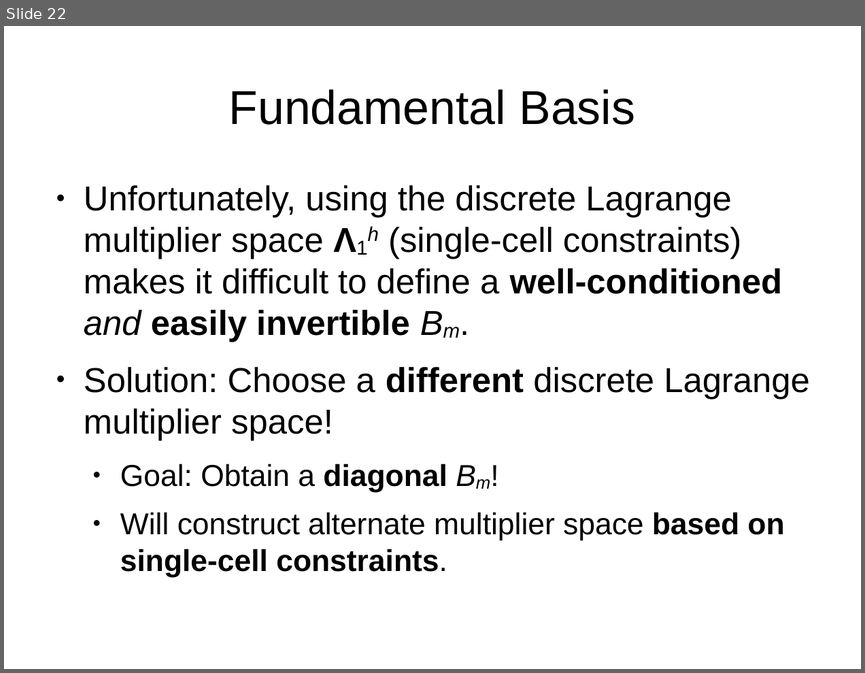
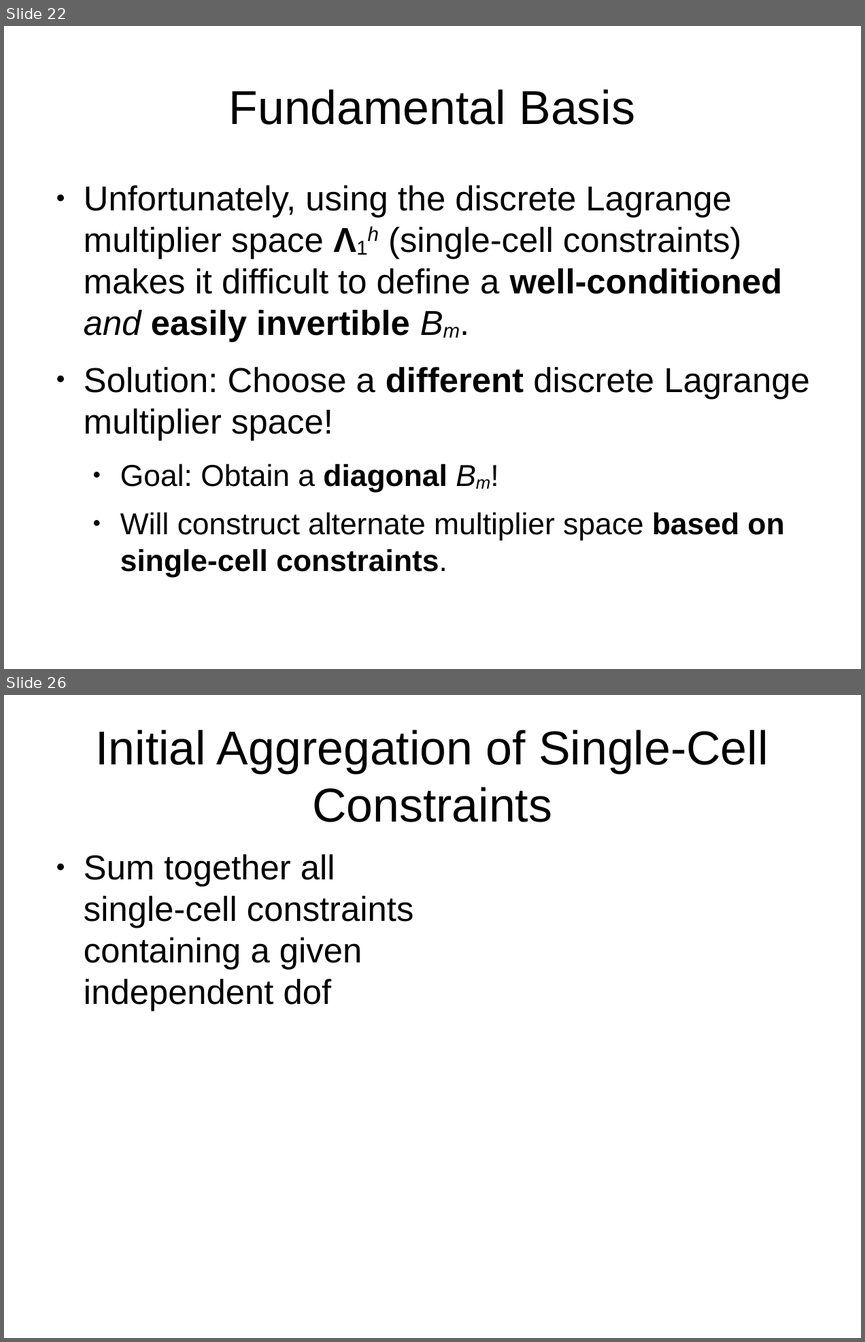
Before and after one commit to jhellrung/documents, a slide deck: presentations/sandia.2011.11.08/slides.odp. Shown one above the other, each under a label of ours: slide 22 before the commit, slides 22 and 26 after it; the slides between them are not shown. The pictures are 865x673 and 865x1342 pixels, drawn with LibreOffice and Linux fonts; fonts in the diff are those of the drawing. Boxes give left, top, right and bottom in pixels: in the first picture for what was removed or moved away, otherwise in the second. Text is boxed around its words. In the diff, an @@ line names an element or a change of style, - is before the commit and + after.

Commit message:
up to slide 26

```diff
--- a/presentations/sandia.2011.11.08/slides.odp
+++ b/presentations/sandia.2011.11.08/slides.odp
@@ slide 26 added at <box>4,695,861,1338</box>, background #FFFFFF @@
@@ title added at <box>95,730,768,822</box>, 44 pt, text #000000 @@
+Initial Aggregation of Single-Cell Constraints
@@ text added at <box>84,854,414,1011</box>, 32 pt, text #000000 @@
+● Sum together all single-cell constraints containing a given independent dof
```
Also in this commit, not shown: 4 slides changed, 2 other slides added.
